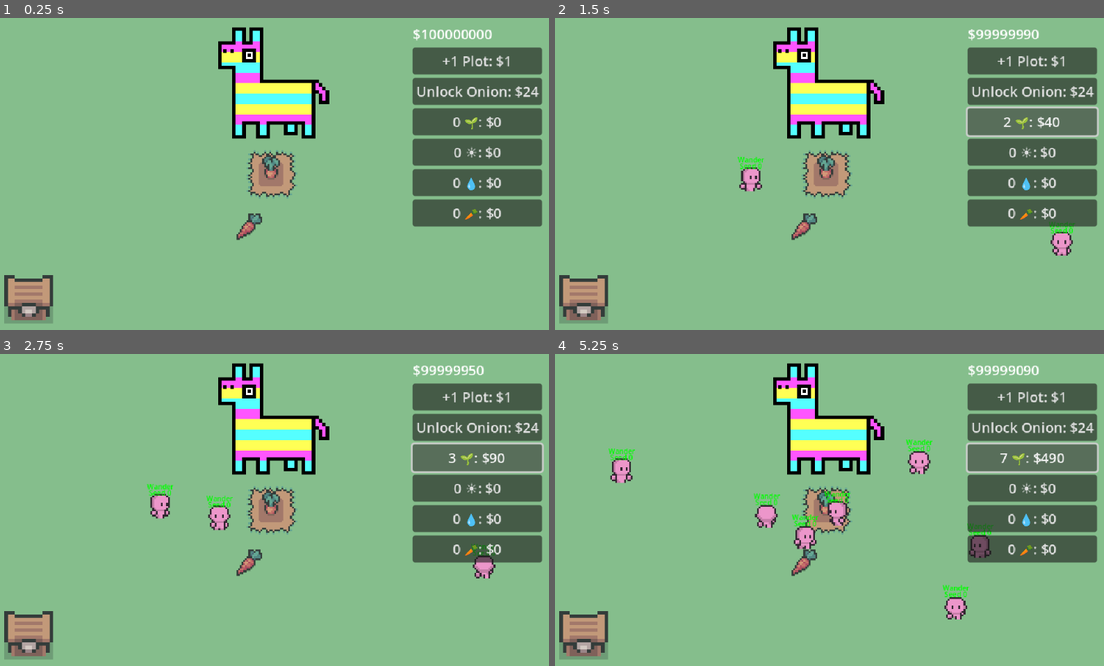
Above: before the commit, frames 1-4 (two rows, left to right).
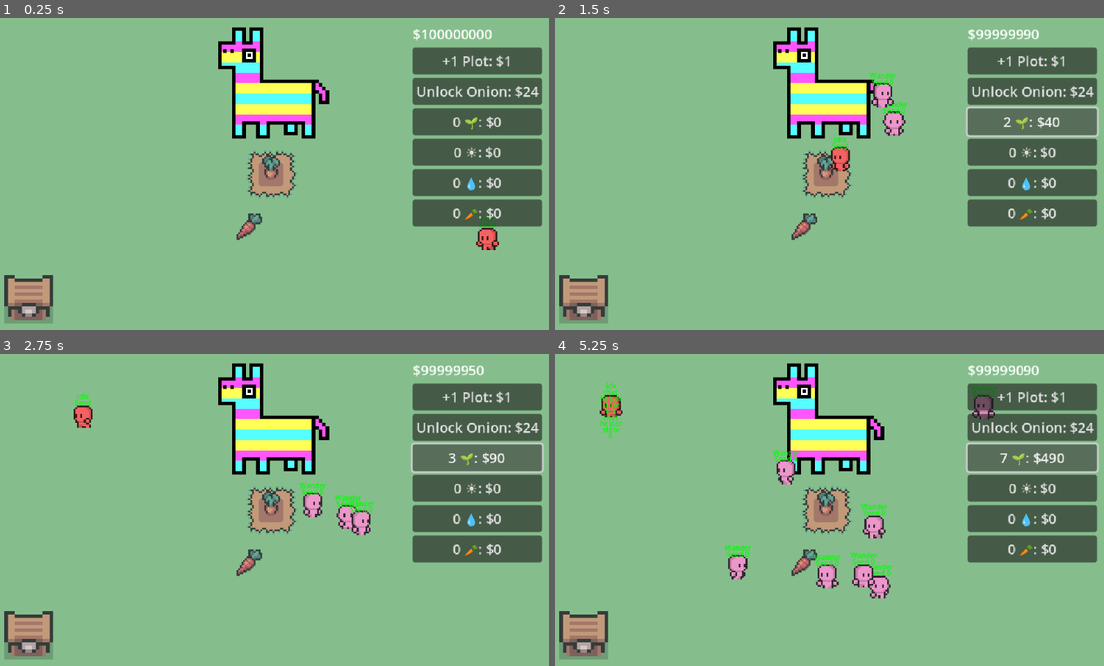
Above: after the commit, the same moments.

Repository: eric-marsh/farminata
Game: Godot game, scene res://scene/scene_switcher.tscn
Same seed, same stepped clock (60 frames per second), same inputs: the game is played once before the commit and once after it. Sound files missing from this copy of the repository are replaced by a short silence.
Inputs:
- Up to frame 1 (0.25 s): no input
- Up to frame 2 (1.5 s): click "0 🌱: $0" at 0.5 s; click "1 🌱: $10" at 1.25 s
- Up to frame 3 (2.75 s): click "2 🌱: $40" at 2 s
- Up to frame 4 (5.25 s): click "3 🌱: $90" at 2.75 s; click "4 🌱: $160" at 3.5 s; click "5 🌱: $250" at 4.25 s; click "6 🌱: $360" at 5 s

The runs differ from the first frame. In frame 1, 0.3% of the frame differs, in the area x 86-91%, y 63-75%; in frame 2, 1.7%; in frame 3, 2.2%; in frame 4, 5.0%, in the area x 8-81%, y 9-86%.

Commit message:
WIP adding attack helpers

Diff:
--- /dev/null
+++ b/scene/helper/attack_helper.tscn
@@ -0,0 +1,231 @@
+[gd_scene load_steps=32 format=3 uid="uid://chtfgabv635v4"]
+
+[ext_resource type="Script" uid="uid://gux46i3nj3wt" path="res://script/helper/attack_helper.gd" id="1_lee8m"]
+[ext_resource type="Texture2D" uid="uid://cmb0w57uedn7x" path="res://img/helper/walk_sprite_sheet.png" id="2_xcfqp"]
+[ext_resource type="Texture2D" uid="uid://rxlpd65q3trl" path="res://img/slots/symbols/carrot_seed.png" id="3_3txtj"]
+
+[sub_resource type="CircleShape2D" id="CircleShape2D_uu31v"]
+
+[sub_resource type="ShaderMaterial" id="ShaderMaterial_ewdy1"]
+
+[sub_resource type="AtlasTexture" id="AtlasTexture_ewdy1"]
+atlas = ExtResource("2_xcfqp")
+region = Rect2(232, 0, 29, 30)
+
+[sub_resource type="AtlasTexture" id="AtlasTexture_ykx4r"]
+atlas = ExtResource("2_xcfqp")
+region = Rect2(261, 0, 29, 30)
+
+[sub_resource type="AtlasTexture" id="AtlasTexture_n386t"]
+atlas = ExtResource("2_xcfqp")
+region = Rect2(290, 0, 29, 30)
+
+[sub_resource type="AtlasTexture" id="AtlasTexture_ub5w6"]
+atlas = ExtResource("2_xcfqp")
+region = Rect2(319, 0, 29, 30)
+
+[sub_resource type="AtlasTexture" id="AtlasTexture_6kiif"]
+atlas = ExtResource("2_xcfqp")
+region = Rect2(348, 0, 29, 30)
+
+[sub_resource type="AtlasTexture" id="AtlasTexture_bpwv2"]
+atlas = ExtResource("2_xcfqp")
+region = Rect2(377, 0, 29, 30)
+
+[sub_resource type="AtlasTexture" id="AtlasTexture_bylud"]
+atlas = ExtResource("2_xcfqp")
+region = Rect2(406, 0, 29, 30)
+
+[sub_resource type="AtlasTexture" id="AtlasTexture_okpek"]
+atlas = ExtResource("2_xcfqp")
+region = Rect2(435, 0, 29, 30)
+
+[sub_resource type="AtlasTexture" id="AtlasTexture_uu31v"]
+atlas = ExtResource("2_xcfqp")
+region = Rect2(0, 0, 29, 30)
+
+[sub_resource type="AtlasTexture" id="AtlasTexture_6kp2c"]
+atlas = ExtResource("2_xcfqp")
+region = Rect2(29, 0, 29, 30)
+
+[sub_resource type="AtlasTexture" id="AtlasTexture_mgcnx"]
+atlas = ExtResource("2_xcfqp")
+region = Rect2(58, 0, 29, 30)
+
+[sub_resource type="AtlasTexture" id="AtlasTexture_3nq0r"]
+atlas = ExtResource("2_xcfqp")
+region = Rect2(87, 0, 29, 30)
+
+[sub_resource type="AtlasTexture" id="AtlasTexture_w8iqq"]
+atlas = ExtResource("2_xcfqp")
+region = Rect2(116, 0, 29, 30)
+
+[sub_resource type="AtlasTexture" id="AtlasTexture_hlen0"]
+atlas = ExtResource("2_xcfqp")
+region = Rect2(145, 0, 29, 30)
+
+[sub_resource type="AtlasTexture" id="AtlasTexture_g7q1y"]
+atlas = ExtResource("2_xcfqp")
+region = Rect2(174, 0, 29, 30)
+
+[sub_resource type="AtlasTexture" id="AtlasTexture_yggvj"]
+atlas = ExtResource("2_xcfqp")
+region = Rect2(203, 0, 29, 30)
+
+[sub_resource type="AtlasTexture" id="AtlasTexture_g5q6j"]
+atlas = ExtResource("2_xcfqp")
+region = Rect2(464, 0, 29, 30)
+
+[sub_resource type="AtlasTexture" id="AtlasTexture_5xwxw"]
+atlas = ExtResource("2_xcfqp")
+region = Rect2(493, 0, 29, 30)
+
+[sub_resource type="AtlasTexture" id="AtlasTexture_r4a5k"]
+atlas = ExtResource("2_xcfqp")
+region = Rect2(522, 0, 29, 30)
+
+[sub_resource type="AtlasTexture" id="AtlasTexture_xfi5i"]
+atlas = ExtResource("2_xcfqp")
+region = Rect2(551, 0, 29, 30)
+
+[sub_resource type="AtlasTexture" id="AtlasTexture_gyqx5"]
+atlas = ExtResource("2_xcfqp")
+region = Rect2(580, 0, 29, 30)
+
+[sub_resource type="AtlasTexture" id="AtlasTexture_wve7q"]
+atlas = ExtResource("2_xcfqp")
+region = Rect2(609, 0, 29, 30)
+
+[sub_resource type="AtlasTexture" id="AtlasTexture_wc11b"]
+atlas = ExtResource("2_xcfqp")
+region = Rect2(638, 0, 29, 30)
+
+[sub_resource type="AtlasTexture" id="AtlasTexture_ttpd8"]
+atlas = ExtResource("2_xcfqp")
+region = Rect2(667, 0, 29, 30)
+
+[sub_resource type="SpriteFrames" id="SpriteFrames_6kp2c"]
+animations = [{
+"frames": [{
+"duration": 1.0,
+"texture": SubResource("AtlasTexture_ewdy1")
+}, {
+"duration": 1.0,
+"texture": SubResource("AtlasTexture_ykx4r")
+}, {
+"duration": 1.0,
+"texture": SubResource("AtlasTexture_n386t")
+}, {
+"duration": 1.0,
+"texture": SubResource("AtlasTexture_ub5w6")
+}, {
+"duration": 1.0,
+"texture": SubResource("AtlasTexture_6kiif")
+}, {
+"duration": 1.0,
+"texture": SubResource("AtlasTexture_bpwv2")
+}, {
+"duration": 1.0,
+"texture": SubResource("AtlasTexture_bylud")
+}, {
+"duration": 1.0,
+"texture": SubResource("AtlasTexture_okpek")
+}],
+"loop": true,
+"name": &"walk_down",
+"speed": 5.0
+}, {
+"frames": [{
+"duration": 1.0,
+"texture": SubResource("AtlasTexture_uu31v")
+}, {
+"duration": 1.0,
+"texture": SubResource("AtlasTexture_6kp2c")
+}, {
+"duration": 1.0,
+"texture": SubResource("AtlasTexture_mgcnx")
+}, {
+"duration": 1.0,
+"texture": SubResource("AtlasTexture_3nq0r")
+}, {
+"duration": 1.0,
+"texture": SubResource("AtlasTexture_w8iqq")
+}, {
+"duration": 1.0,
+"texture": SubResource("AtlasTexture_hlen0")
+}, {
+"duration": 1.0,
+"texture": SubResource("AtlasTexture_g7q1y")
+}, {
+"duration": 1.0,
+"texture": SubResource("AtlasTexture_yggvj")
+}],
+"loop": true,
+"name": &"walk_right",
+"speed": 5.0
+}, {
+"frames": [{
+"duration": 1.0,
+"texture": SubResource("AtlasTexture_g5q6j")
+}, {
+"duration": 1.0,
+"texture": SubResource("AtlasTexture_5xwxw")
+}, {
+"duration": 1.0,
+"texture": SubResource("AtlasTexture_r4a5k")
+}, {
+"duration": 1.0,
+"texture": SubResource("AtlasTexture_xfi5i")
+}, {
+"duration": 1.0,
+"texture": SubResource("AtlasTexture_gyqx5")
+}, {
+"duration": 1.0,
+"texture": SubResource("AtlasTexture_wve7q")
+}, {
+"duration": 1.0,
+"texture": SubResource("AtlasTexture_wc11b")
+}, {
+"duration": 1.0,
+"texture": SubResource("AtlasTexture_ttpd8")
+}],
+"loop": true,
+"name": &"walk_up",
+"speed": 5.0
+}]
+
+[sub_resource type="LabelSettings" id="LabelSettings_ewdy1"]
+line_spacing = -4.0
+font_size = 8
+font_color = Color(0, 1, 0, 1)
+
+[node name="AttackHelper" type="CharacterBody2D"]
+z_index = 2
+collision_layer = 0
+collision_mask = 0
+script = ExtResource("1_lee8m")
+
+[node name="CollisionShape2D" type="CollisionShape2D" parent="."]
+shape = SubResource("CircleShape2D_uu31v")
+
+[node name="AnimatedSprite2D" type="AnimatedSprite2D" parent="."]
+material = SubResource("ShaderMaterial_ewdy1")
+scale = Vector2(2, 2)
+sprite_frames = SubResource("SpriteFrames_6kp2c")
+animation = &"walk_right"
+
+[node name="HeldItem" type="Sprite2D" parent="."]
+visible = false
+position = Vector2(0, 8)
+texture = ExtResource("3_3txtj")
+
+[node name="StateLabel" type="Label" parent="."]
+offset_left = -13.0
+offset_top = -28.0
+offset_right = 13.0
+offset_bottom = -5.0
+text = "Idle
+Seed"
+label_settings = SubResource("LabelSettings_ewdy1")
+horizontal_alignment = 1
+autowrap_mode = 2
--- a/scene/helper.tscn
+++ b/scene/helper/helper.tscn
@@ -1,107 +1,107 @@
 [gd_scene load_steps=32 format=3 uid="uid://c82wwcd2kv076"]
 
-[ext_resource type="Texture2D" uid="uid://cmb0w57uedn7x" path="res://img/helper/walk_sprite_sheet.png" id="1_undiq"]
-[ext_resource type="Script" uid="uid://14s7ms1klkvk" path="res://script/helper.gd" id="1_uu31v"]
-[ext_resource type="Texture2D" uid="uid://rxlpd65q3trl" path="res://img/slots/symbols/carrot_seed.png" id="3_ewdy1"]
+[ext_resource type="Script" uid="uid://14s7ms1klkvk" path="res://script/helper/helper.gd" id="1_xnnrj"]
+[ext_resource type="Texture2D" uid="uid://cmb0w57uedn7x" path="res://img/helper/walk_sprite_sheet.png" id="2_edx7r"]
+[ext_resource type="Texture2D" uid="uid://rxlpd65q3trl" path="res://img/slots/symbols/carrot_seed.png" id="3_eoi31"]
 
 [sub_resource type="CircleShape2D" id="CircleShape2D_uu31v"]
 
 [sub_resource type="ShaderMaterial" id="ShaderMaterial_ewdy1"]
 
 [sub_resource type="AtlasTexture" id="AtlasTexture_ewdy1"]
-atlas = ExtResource("1_undiq")
+atlas = ExtResource("2_edx7r")
 region = Rect2(232, 0, 29, 30)
 
 [sub_resource type="AtlasTexture" id="AtlasTexture_ykx4r"]
-atlas = ExtResource("1_undiq")
+atlas = ExtResource("2_edx7r")
 region = Rect2(261, 0, 29, 30)
 
 [sub_resource type="AtlasTexture" id="AtlasTexture_n386t"]
-atlas = ExtResource("1_undiq")
+atlas = ExtResource("2_edx7r")
 region = Rect2(290, 0, 29, 30)
 
 [sub_resource type="AtlasTexture" id="AtlasTexture_ub5w6"]
-atlas = ExtResource("1_undiq")
+atlas = ExtResource("2_edx7r")
 region = Rect2(319, 0, 29, 30)
 
 [sub_resource type="AtlasTexture" id="AtlasTexture_6kiif"]
-atlas = ExtResource("1_undiq")
+atlas = ExtResource("2_edx7r")
 region = Rect2(348, 0, 29, 30)
 
 [sub_resource type="AtlasTexture" id="AtlasTexture_bpwv2"]
-atlas = ExtResource("1_undiq")
+atlas = ExtResource("2_edx7r")
 region = Rect2(377, 0, 29, 30)
 
 [sub_resource type="AtlasTexture" id="AtlasTexture_bylud"]
-atlas = ExtResource("1_undiq")
+atlas = ExtResource("2_edx7r")
 region = Rect2(406, 0, 29, 30)
 
 [sub_resource type="AtlasTexture" id="AtlasTexture_okpek"]
-atlas = ExtResource("1_undiq")
+atlas = ExtResource("2_edx7r")
 region = Rect2(435, 0, 29, 30)
 
 [sub_resource type="AtlasTexture" id="AtlasTexture_uu31v"]
-atlas = ExtResource("1_undiq")
+atlas = ExtResource("2_edx7r")
 region = Rect2(0, 0, 29, 30)
 
 [sub_resource type="AtlasTexture" id="AtlasTexture_6kp2c"]
-atlas = ExtResource("1_undiq")
+atlas = ExtResource("2_edx7r")
 region = Rect2(29, 0, 29, 30)
 
 [sub_resource type="AtlasTexture" id="AtlasTexture_mgcnx"]
-atlas = ExtResource("1_undiq")
+atlas = ExtResource("2_edx7r")
 region = Rect2(58, 0, 29, 30)
 
 [sub_resource type="AtlasTexture" id="AtlasTexture_3nq0r"]
-atlas = ExtResource("1_undiq")
+atlas = ExtResource("2_edx7r")
 region = Rect2(87, 0, 29, 30)
 
 [sub_resource type="AtlasTexture" id="AtlasTexture_w8iqq"]
-atlas = ExtResource("1_undiq")
+atlas = ExtResource("2_edx7r")
 region = Rect2(116, 0, 29, 30)
 
 [sub_resource type="AtlasTexture" id="AtlasTexture_hlen0"]
-atlas = ExtResource("1_undiq")
+atlas = ExtResource("2_edx7r")
 region = Rect2(145, 0, 29, 30)
 
 [sub_resource type="AtlasTexture" id="AtlasTexture_g7q1y"]
-atlas = ExtResource("1_undiq")
+atlas = ExtResource("2_edx7r")
 region = Rect2(174, 0, 29, 30)
 
 [sub_resource type="AtlasTexture" id="AtlasTexture_yggvj"]
-atlas = ExtResource("1_undiq")
+atlas = ExtResource("2_edx7r")
 region = Rect2(203, 0, 29, 30)
 
 [sub_resource type="AtlasTexture" id="AtlasTexture_g5q6j"]
-atlas = ExtResource("1_undiq")
+atlas = ExtResource("2_edx7r")
 region = Rect2(464, 0, 29, 30)
 
 [sub_resource type="AtlasTexture" id="AtlasTexture_5xwxw"]
-atlas = ExtResource("1_undiq")
+atlas = ExtResource("2_edx7r")
 region = Rect2(493, 0, 29, 30)
 
 [sub_resource type="AtlasTexture" id="AtlasTexture_r4a5k"]
-atlas = ExtResource("1_undiq")
+atlas = ExtResource("2_edx7r")
 region = Rect2(522, 0, 29, 30)
 
 [sub_resource type="AtlasTexture" id="AtlasTexture_xfi5i"]
-atlas = ExtResource("1_undiq")
+atlas = ExtResource("2_edx7r")
 region = Rect2(551, 0, 29, 30)
 
 [sub_resource type="AtlasTexture" id="AtlasTexture_gyqx5"]
-atlas = ExtResource("1_undiq")
+atlas = ExtResource("2_edx7r")
 region = Rect2(580, 0, 29, 30)
 
 [sub_resource type="AtlasTexture" id="AtlasTexture_wve7q"]
-atlas = ExtResource("1_undiq")
+atlas = ExtResource("2_edx7r")
 region = Rect2(609, 0, 29, 30)
 
 [sub_resource type="AtlasTexture" id="AtlasTexture_wc11b"]
-atlas = ExtResource("1_undiq")
+atlas = ExtResource("2_edx7r")
 region = Rect2(638, 0, 29, 30)
 
 [sub_resource type="AtlasTexture" id="AtlasTexture_ttpd8"]
-atlas = ExtResource("1_undiq")
+atlas = ExtResource("2_edx7r")
 region = Rect2(667, 0, 29, 30)
 
 [sub_resource type="SpriteFrames" id="SpriteFrames_6kp2c"]
@@ -203,7 +203,7 @@
 z_index = 2
 collision_layer = 0
 collision_mask = 0
-script = ExtResource("1_uu31v")
+script = ExtResource("1_xnnrj")
 
 [node name="CollisionShape2D" type="CollisionShape2D" parent="."]
 shape = SubResource("CircleShape2D_uu31v")
--- a/script/canvas_layer.gd
+++ b/script/canvas_layer.gd
@@ -74,15 +74,6 @@
 		return
 	Globals.Main.change_money(-helper_price)
 	Globals.HelpersContainerNode.add_helper(helper_type)
-	match(helper_type):
-		Enum.Helper_Type.Seed:
-			State.num_seed_helpers += 1
-		Enum.Helper_Type.Sun:
-			State.num_sun_helpers += 1
-		Enum.Helper_Type.Water:
-			State.num_water_helpers += 1
-		Enum.Helper_Type.Pluck:
-			State.num_pluck_helpers += 1
 	update_money_counter()
 
 
--- a/script/debug.gd
+++ b/script/debug.gd
@@ -3,8 +3,8 @@
 var DEBUG_SHOW_HELPER_STATE: bool = true
 
 
-#var Helper_Speed: float = 200.0
-var Helper_Speed: float = 0.0
+var Helper_Speed: float = 200.0
+#var Helper_Speed: float = 0.0
 
 var DISABLE_SLOT_MACHINE:bool = true
 
--- a/script/enum.gd
+++ b/script/enum.gd
@@ -8,9 +8,9 @@
 
 enum Slot_Pos {Left, Middle, Right}
 
-enum Upgrade_Type { AddPlot, UnlockOnion, AddSeedHelper, AddSunHelper, AddWaterHelper, AddPluckHelper }
+enum Upgrade_Type { AddPlot, UnlockOnion, AddSeedHelper, AddSunHelper, AddWaterHelper, AddPluckHelper, AddAttackHelper }
 
 enum Dir { Left, Right, Up, Down}
-enum Helper_State { Idle, Wander, Get_Item, Deliver_Item, Pluck_Crop }
+enum Helper_State { Idle, Wander, Get_Item, Deliver_Item, Pluck_Crop, Attack }
 
-enum Helper_Type { Seed, Water, Sun, Pluck }
+enum Helper_Type { Seed, Water, Sun, Pluck, Attack }
--- /dev/null
+++ b/script/helper/attack_helper.gd
@@ -0,0 +1,45 @@
+class_name attack_helper
+extends helper
+
+
+var has_reached_attack_pos: bool = false
+var attack_pos_radius: int = 250
+var is_target_pos_reached: bool = false
+
+func _ready() -> void:
+	target_pos = get_attack_pos(id_of_type)
+	set_state(Enum.Helper_State.Attack)
+	update_animation()
+
+	$AnimatedSprite2D.modulate = Util.get_color_from_helper_type(helper_type).lightened(0.4)
+	if Debug.Helper_Speed > 0:
+		speed = Debug.Helper_Speed
+		min_velocity = Vector2(-speed, -speed)
+		max_velocity = Vector2(speed, speed)
+
+	if !Debug.DEBUG_SHOW_HELPER_STATE:
+		$StateLabel.queue_free()
+
+func _physics_process(_delta: float) -> void:
+	# Go to attack spot
+	if !is_target_pos_reached:
+		var has_reached_target:bool = move_to_target()
+		if has_reached_target:
+			is_target_pos_reached = true
+		return
+
+	# attack
+	if Debug.DEBUG_SHOW_HELPER_STATE:
+		$StateLabel.text = str(Util.get_helper_state_string(state), "\n", Util.get_helper_type_string(helper_type), " 1" if held_droppable != null else " 0")
+
+
+var num_attack_helpers = 100
+func get_attack_pos(index: int) -> Vector2:
+	if !Globals.PiniataNode:
+		return Vector2.ZERO
+
+	var center = Globals.PiniataNode.global_position
+	var angle_step = PI / (num_attack_helpers + 1)
+	var angle = PI + angle_step * (index + 1)
+	var offset = Vector2(cos(angle), sin(angle)) * attack_pos_radius
+	return center + offset
--- a/script/helper.gd
+++ b/script/helper/helper.gd
@@ -1,6 +1,8 @@
 extends CharacterBody2D
 class_name helper
 
+@export var id: int = 0
+@export var id_of_type: int = 0
 @export var helper_type: Enum.Helper_Type = Enum.Helper_Type.Seed
 @onready var anim = $AnimatedSprite2D
 
@@ -25,9 +27,7 @@
 	set_state(Enum.Helper_State.Idle)
 	update_animation()
 
-
 	$AnimatedSprite2D.modulate = Util.get_color_from_helper_type(helper_type).lightened(0.4)
-
 
 	if Debug.Helper_Speed > 0:
 		speed = Debug.Helper_Speed
@@ -193,108 +193,6 @@
 			pass
 	return p
 
-#func is_holding_item() -> bool:
-	#return $HeldItem.visible
-#
-#func on_reaching_target():
-	#match(state):
-		#Enum.Helper_State.Idle:
-			#pass
-		#Enum.Helper_State.Wander:
-			#if is_holding_item():
-				#set_state(Enum.Helper_State.Deliver_Item)
-			#else:
-				#set_state(Enum.Helper_State.Idle)
-		#Enum.Helper_State.Get_Item:
-			#pick_up_droppable(target_droppable)
-			#set_state(Enum.Helper_State.Deliver_Item)
-		#Enum.Helper_State.Deliver_Item:
-			#held_item_sprite.visible = false
-			#var d = DropUtil.spawn_droppable(held_item_type, target_pos, Vector2.ZERO)
-			#d.start_static = true
-			#d.is_delivered = true
-			#if is_instance_valid(target_droppable):
-				#target_droppable.is_being_targeted = false
-			#$HeldItem.visible = false
-			#target_droppable = null
-			#target_plot = null
-			#set_state(Enum.Helper_State.Idle)
-		#Enum.Helper_State.Pluck_Crop:
-			#target_plot.pluck_crop()
-			#set_state(Enum.Helper_State.Idle)
-		#
-#
-#
-#var is_held_item_produce = false
-#func pick_up_droppable(d: droppable) -> void:
-	#d.is_held = true
-	#held_item_sprite.visible = true
-	#held_item_type = d.drop_type
-	#is_held_item_produce = d.is_produce
-	#held_item_sprite.texture = d.get_node("Sprite2D").texture
-	#d.delete()
-	##target_droppable = null
-#
-#func find_droppable() -> droppable:
-	#if !Globals.DropsNode:
-		#return null
-	#
-	#match(helper_type):
-		#Enum.Helper_Type.Seed:
-			#var d = Globals.DropsNode.get_droppable_of_type(Enum.Drop_Type.Carrot_Seed)
-			#if is_instance_valid(d):
-				#return d
-				#
-	#
-	#return null
-#
-#
-#func set_state(s: Enum.Helper_State) -> void:
-	#state_timer_set = false
-	#state = s
-	#match(s):
-		#Enum.Helper_State.Idle:
-			#var d: droppable = find_droppable()
-			#if is_instance_valid(d):
-				#target_droppable = d
-				#set_state(Enum.Helper_State.Get_Item)
-				#return
-			#elif !state_timer_set:
-				#state_timer_set = true
-				#Util.quick_timer(self, 0.2, func():
-					#if state == Enum.Helper_State.Idle:
-						#set_state(Enum.Helper_State.Wander)
-				#)
-		#Enum.Helper_State.Wander:
-			#target_pos = Util.random_visible_position()
-		#Enum.Helper_State.Get_Item:
-			#if target_droppable == null:
-				#set_state(Enum.Helper_State.Idle)
-				#return
-			#target_pos = target_droppable.global_position
-		#Enum.Helper_State.Deliver_Item:
-			#if is_held_item_produce and Globals.SellChestNode:
-				#target_pos = Globals.SellChestNode.global_position + Vector2(32,-32)
-			#else:
-				#if target_plot:
-					#target_pos = target_plot.global_position + target_plot.size / 2
-				#elif Globals.PlotGrid:
-					#var p = Globals.PlotGrid.get_plot_that_needs_seed()
-					#if is_instance_valid(p):
-						#target_plot = p
-						#target_pos = target_plot.global_position + target_plot.size / 2
-					#else:
-						#print("COULDNT FIND PLOT")
-						#set_state(Enum.Helper_State.Wander)
-						#
-		#Enum.Helper_State.Pluck_Crop:
-			#held_item_sprite.visible = false
-			#target_pos = target_plot.global_position + target_plot.size / 2
-	#
-
-
-	#print(Util.get_helper_state_string(state), " timer: ", state_timer_set)
-
 func move_to_target() -> bool:
 	if state == Enum.Helper_State.Idle:
 		return false
--- a/script/helpers_container.gd
+++ b/script/helpers_container.gd
@@ -1,7 +1,8 @@
 extends Node2D
 class_name helpers_container
 
-const HELPER = preload("res://scene/helper.tscn")
+const HELPER = preload("res://scene/helper/helper.tscn")
+const ATTACK_HELPER = preload("res://scene/helper/attack_helper.tscn")
 
 func _ready() -> void:
 	for i in range(State.num_seed_helpers):
@@ -12,15 +13,34 @@
 		add_helper(Enum.Helper_Type.Water)
 	for i in range(State.num_pluck_helpers):
 		add_helper(Enum.Helper_Type.Pluck)
+	for i in range(State.num_attack_helpers):
+		add_helper(Enum.Helper_Type.Attack)
 
 func _physics_process(delta: float) -> void:
 	pass
 
 func add_helper(helper_type: Enum.Helper_Type) -> void:
-	var h = HELPER.instantiate() as helper
+	var h
+	if helper_type == Enum.Helper_Type.Attack:
+		h = ATTACK_HELPER.instantiate() as attack_helper
+	else:
+		h = HELPER.instantiate() as helper
 	h.helper_type = helper_type
 	h.global_position = Util.random_visible_position()
+	h.id = Util.get_total_helpers()
+	h.id_of_type = Util.get_total_helpers_of_type(helper_type)
 	add_child(h)
+	match(helper_type):
+		Enum.Helper_Type.Seed:
+			State.num_seed_helpers += 1
+		Enum.Helper_Type.Sun:
+			State.num_sun_helpers += 1
+		Enum.Helper_Type.Water:
+			State.num_water_helpers += 1
+		Enum.Helper_Type.Pluck:
+			State.num_pluck_helpers += 1
+		Enum.Helper_Type.Attack:
+			State.num_attack_helpers += 1
 
 func get_inactive_helper() -> helper:
 	for c in get_children():
--- a/script/state.gd
+++ b/script/state.gd
@@ -8,6 +8,7 @@
 var num_sun_helpers:int = 0
 var num_water_helpers:int = 0
 var num_pluck_helpers:int = 0
+var num_attack_helpers:int = 1
 
 var unlocked_slot_outputs: Array[Enum.Drop_Type] = []
 
--- a/script/util.gd
+++ b/script/util.gd
@@ -96,6 +96,31 @@
 			return Color.html("#00bbf9")
 		Enum.Helper_Type.Pluck:
 			return Color.html("#9b5de5")
+		Enum.Helper_Type.Attack:
+			return Color.RED
 		_:
 			return Color.WHITE
 	pass
+
+
+func get_total_helpers_of_type(helper_type: Enum.Helper_Type) -> int:
+	match(helper_type):
+		Enum.Helper_Type.Seed:
+			return State.num_seed_helpers
+		Enum.Helper_Type.Sun:
+			return State.num_sun_helpers
+		Enum.Helper_Type.Water:
+			return State.num_water_helpers
+		Enum.Helper_Type.Pluck:
+			return State.num_pluck_helpers
+		Enum.Helper_Type.Attack:
+			return State.num_attack_helpers
+		_:
+			return 0
+
+func get_total_helpers() -> int:
+	return State.num_seed_helpers +\
+		State.num_sun_helpers +\
+		State.num_water_helpers +\
+		State.num_pluck_helpers +\
+		State.num_attack_helpers
Binary file added: img/slots/symbols/rock.png
Not shown, added: img/slots/symbols/rock.png.import
Not shown: 1 places in scene/helper/helper.tscn that only renumber resources
Not shown, added: script/helper/attack_helper.gd.uid
Renamed: script/helper.gd.uid -> script/helper/helper.gd.uid
